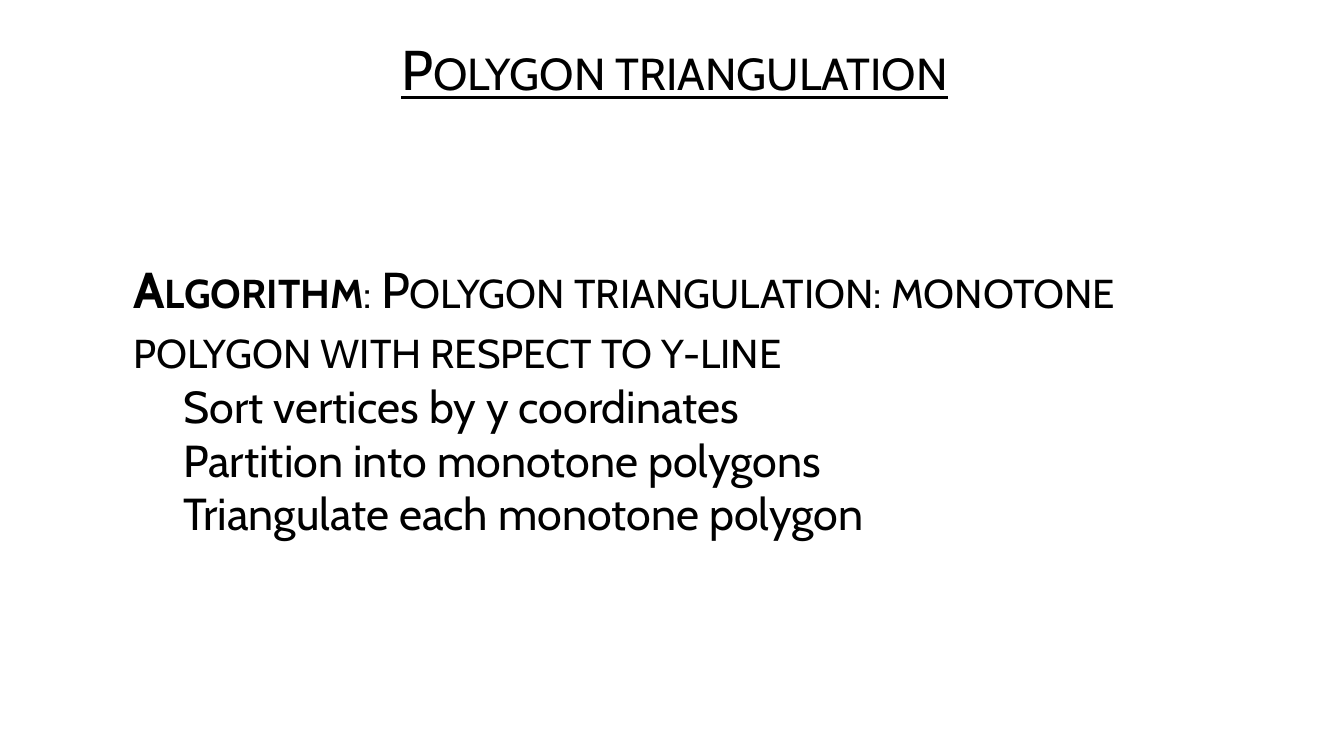
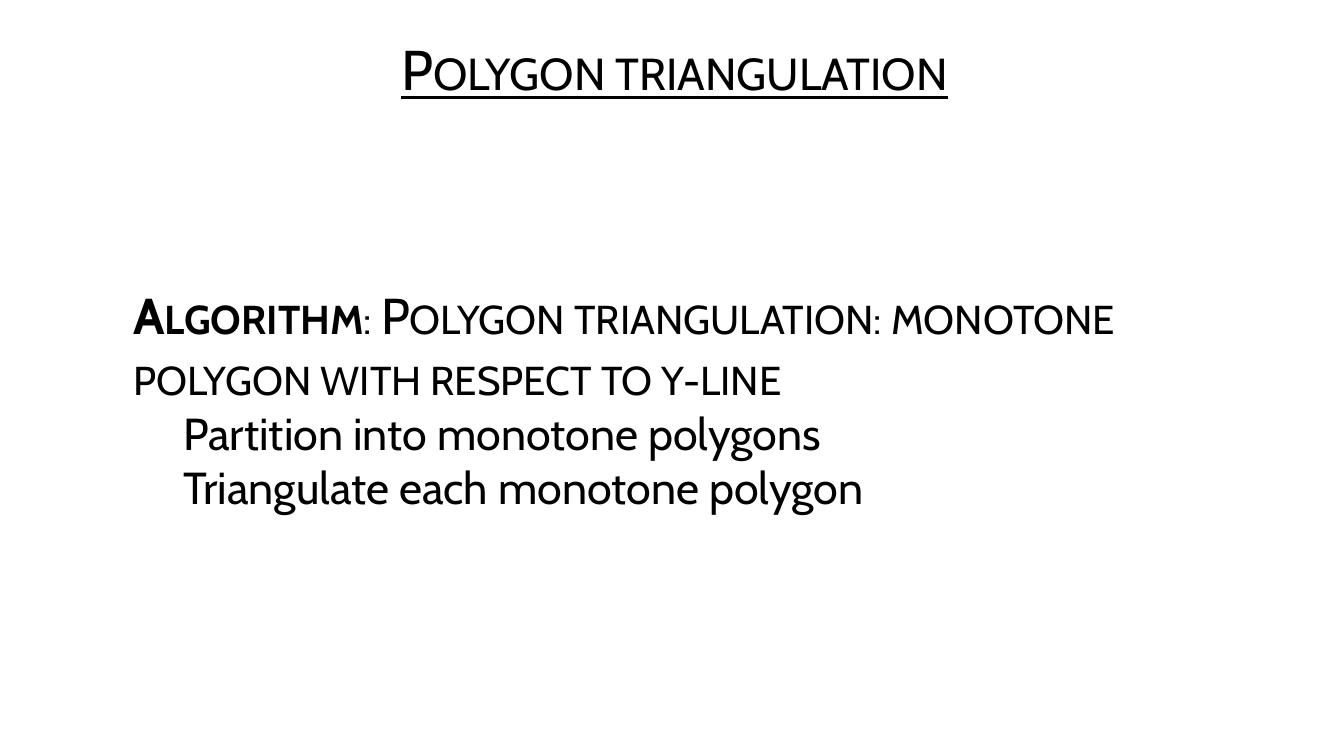
Before and after one commit to USFDataVisualization/Computational-Geometry-Lecture, a slide deck: slide 15 of L07-polygon_partitioning.pptx. Drawn at 1344x756 pixels with LibreOffice and Linux fonts; fonts in the diff are those of the drawing; background and template pictures are left out. Boxes give left, top, right and bottom in pixels: in the first picture for what was removed or moved away, otherwise in the second. Text is boxed around its words. In the diff, an @@ line names an element or a change of style, - is before the commit and + after.

```diff
--- a/L07-polygon_partitioning.pptx
+++ b/L07-polygon_partitioning.pptx
@@ text at <box>183,389,739,433</box>: paragraph removed @@
-  • Sort vertices by y coordinates
```
Also in this commit, not shown: 5 other slides changed, 1 slide added, 1 slide removed, 9 other files.
